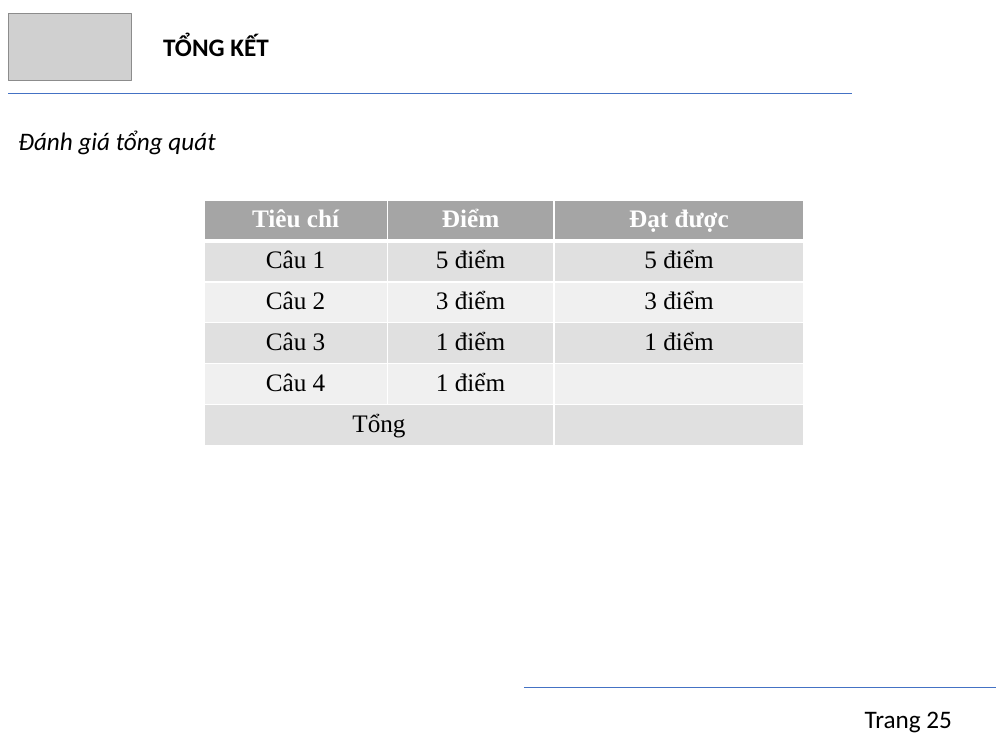
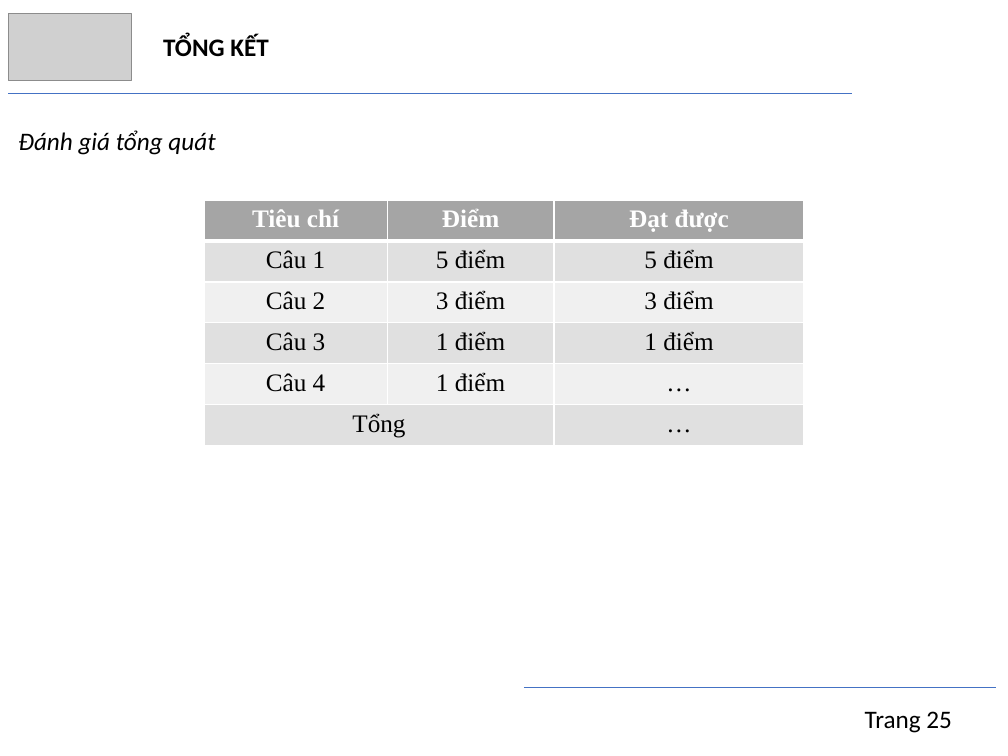
Before and after one commit to trngbro/AI, a slide deck: slide 25 of present/presentation.pptx. Drawn at 1008x756 pixels with LibreOffice and Linux fonts; fonts in the diff are those of the drawing; grey boxes stand for pictures. Boxes give left, top, right and bottom in pixels: in the first picture for what was removed or moved away, otherwise in the second. Text is boxed around its words. In the diff, an @@ line names an element or a change of style, - is before the commit and + after.

```diff
--- a/present/presentation.pptx
+++ b/present/presentation.pptx
@@ table at [204,201,804,446] @@
-row 5, column 3: 
+row 5, column 3: …
-row 6, column 3: 
+row 6, column 3: …
```
Also in this commit, not shown: 12 other slides changed.
